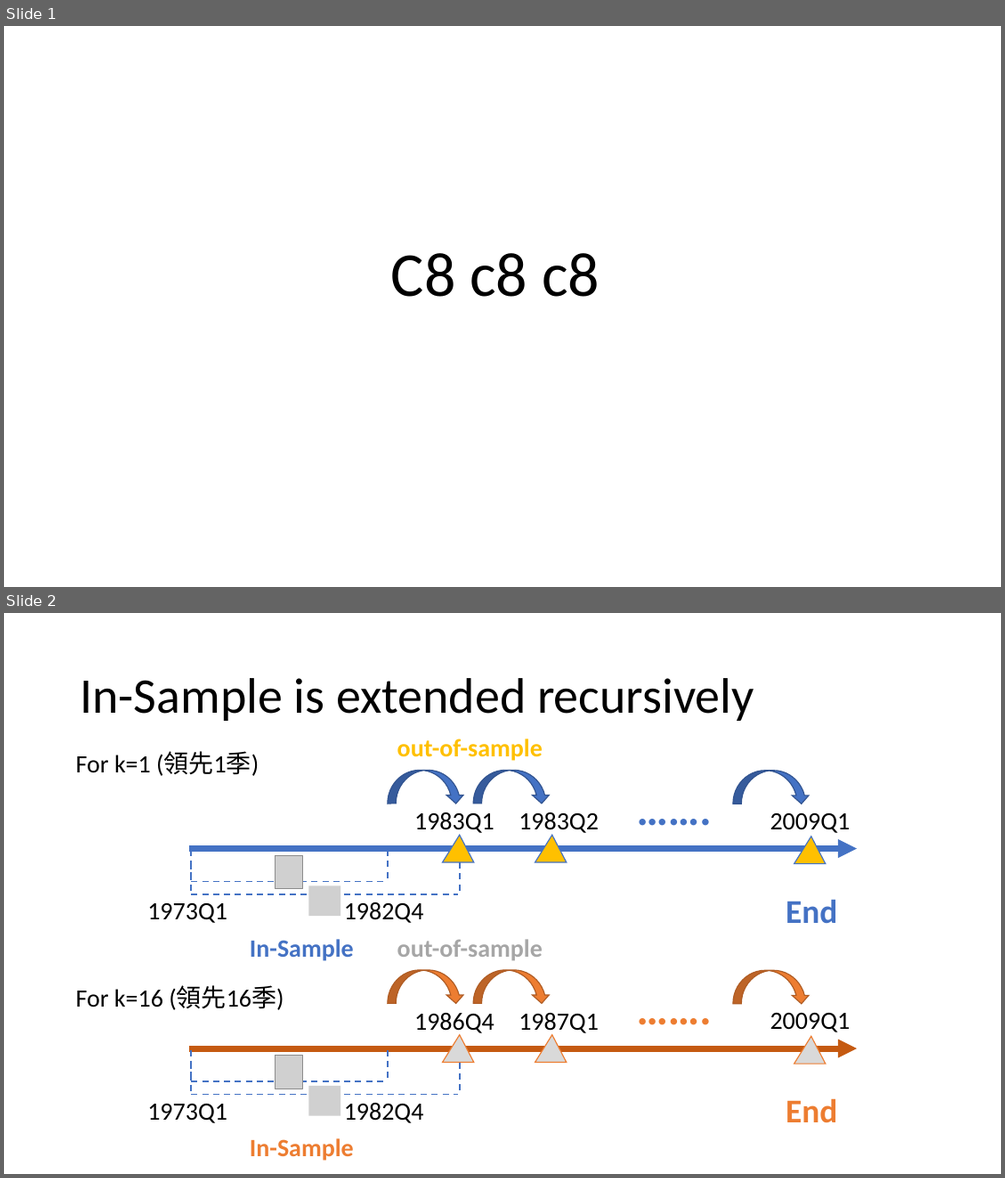
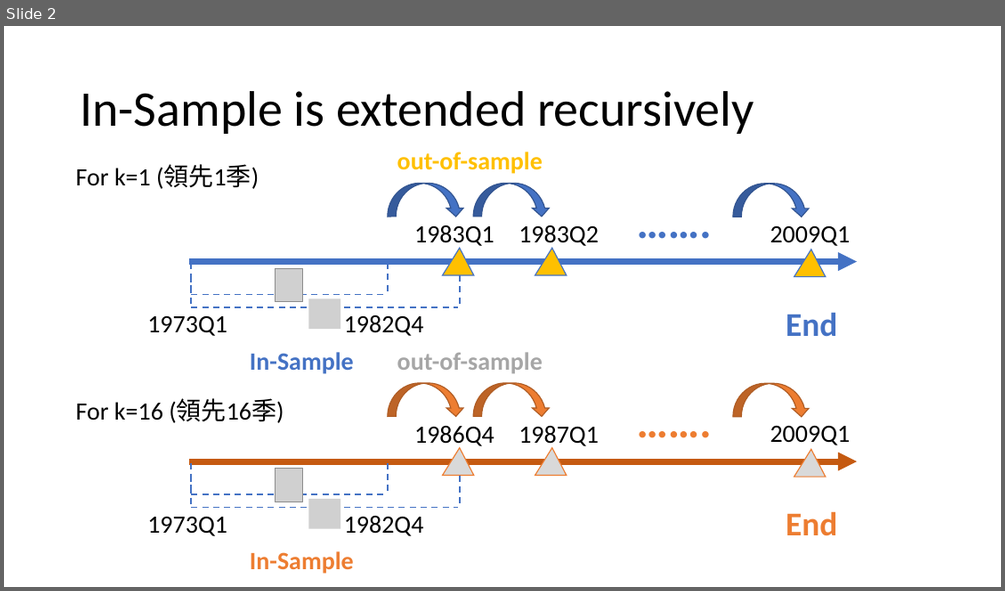
Before and after one commit to anniekui/2019---PBC, a slide deck: in sample.pptx. Shown one above the other, each under a label of ours: slides 1 and 2 before the commit, slide 2 after it. The pictures are 1005x1178 and 1005x591 pixels, drawn with LibreOffice and Linux fonts; fonts in the diff are those of the drawing; grey boxes stand for pictures. Boxes give left, top, right and bottom in pixels: in the first picture for what was removed or moved away, otherwise in the second. Text is boxed around its words. In the diff, an @@ line names an element or a change of style, - is before the commit and + after.

```diff
--- a/in sample.pptx
+++ b/in sample.pptx
@@ slide 1 removed at (x1=4, y1=26, x2=1001, y2=587), background #FFFFFF @@
@@ title removed at (x1=391, y1=253, x2=599, y2=297) @@
-C8 c8 c8
```
Also in this commit, not shown: 1 slide added.
